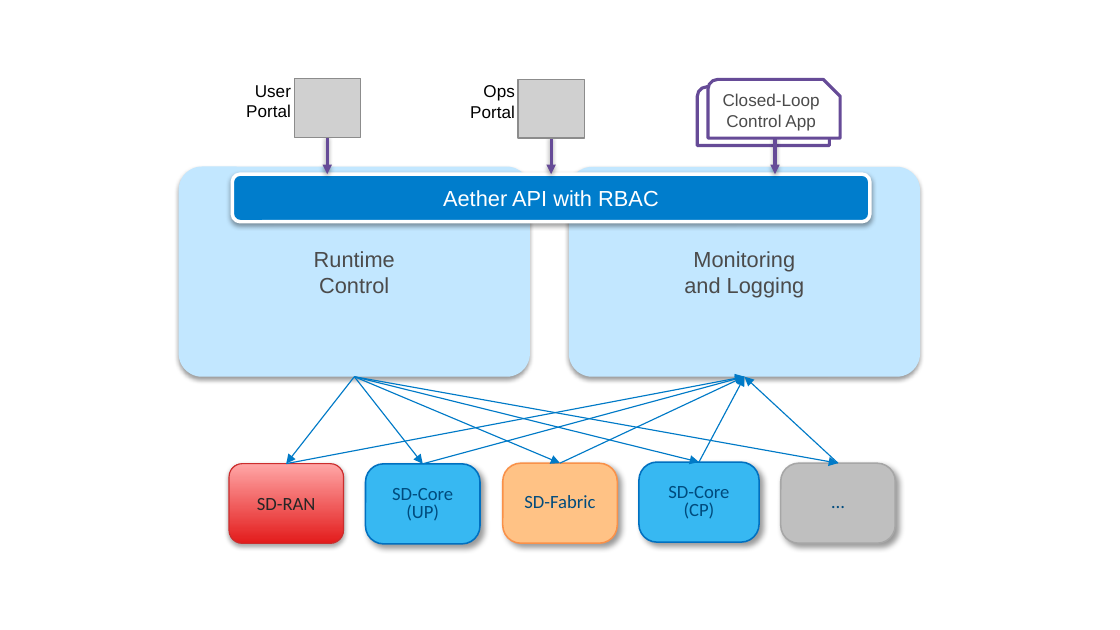
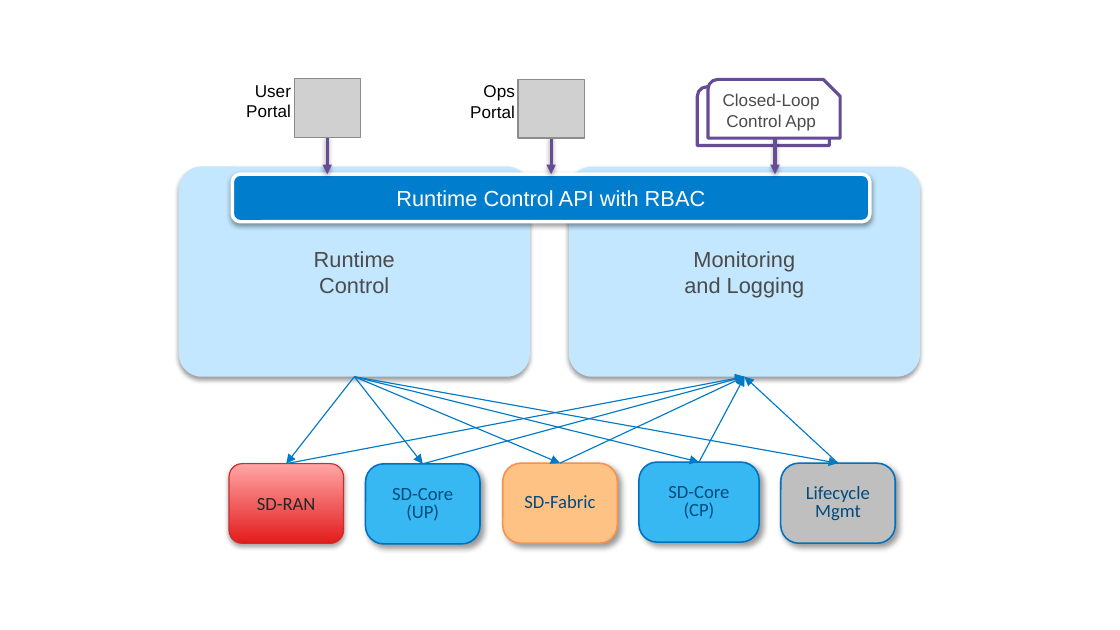
Before and after one commit to SystemsApproach/ops, a slide deck: slide 17 of figures.pptx. Drawn at 1120x630 pixels with LibreOffice and Linux fonts; fonts in the diff are those of the drawing; grey boxes stand for pictures. Boxes give left, top, right and bottom in pixels: in the first picture for what was removed or moved away, otherwise in the second. Text is boxed around its words. In the diff, an @@ line names an element or a change of style, - is before the commit and + after.

```diff
--- a/figures.pptx
+++ b/figures.pptx
@@ text in rounded rectangle at (396, 190, 706, 207): text changed @@
-Aether API with RBAC
+Runtime Control API with RBAC
@@ rounded rectangle "Lifecycle" at (781, 464, 895, 543): outline #A6A6A6 1 pt to #0070C0 1 pt @@
@@ text in rounded rectangle at (806, 486, 870, 520): text changed @@
-…
+Lifecycle
+Mgmt
```
Also in this commit, not shown: 2 other slides changed, 5 other files.
